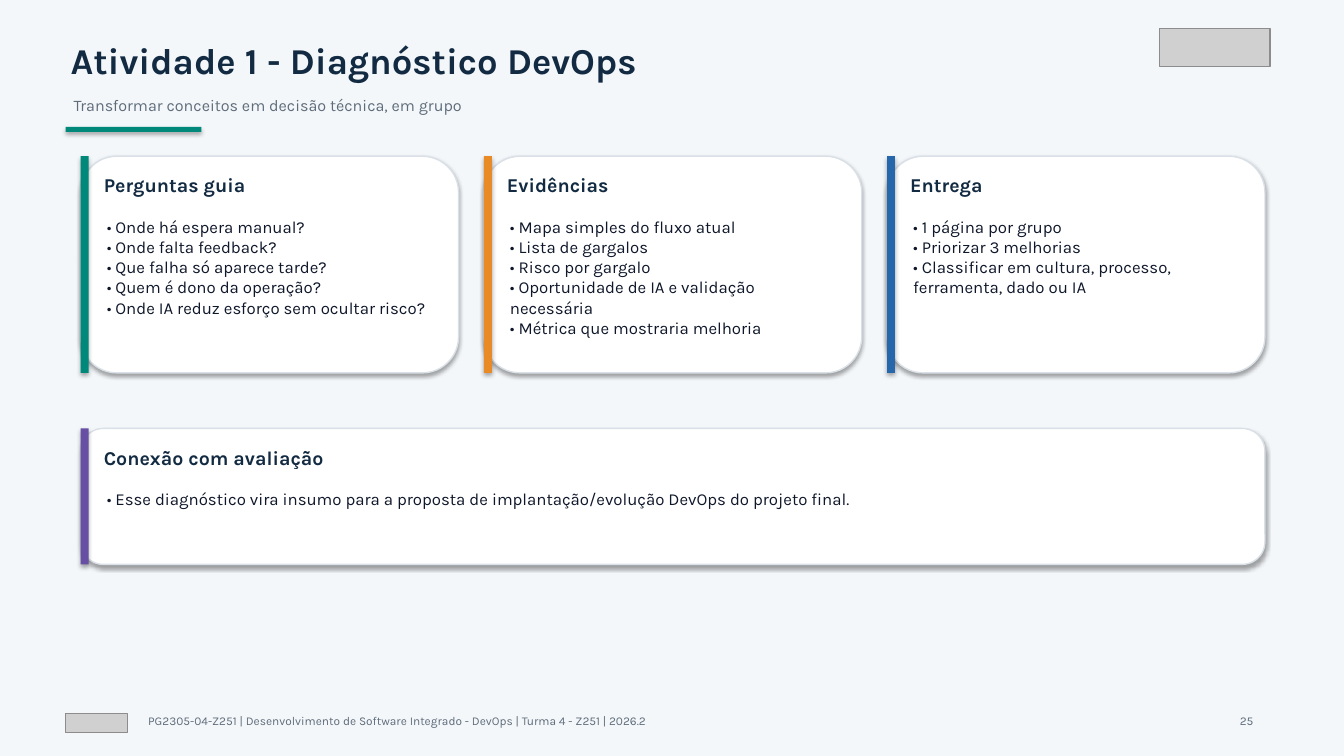
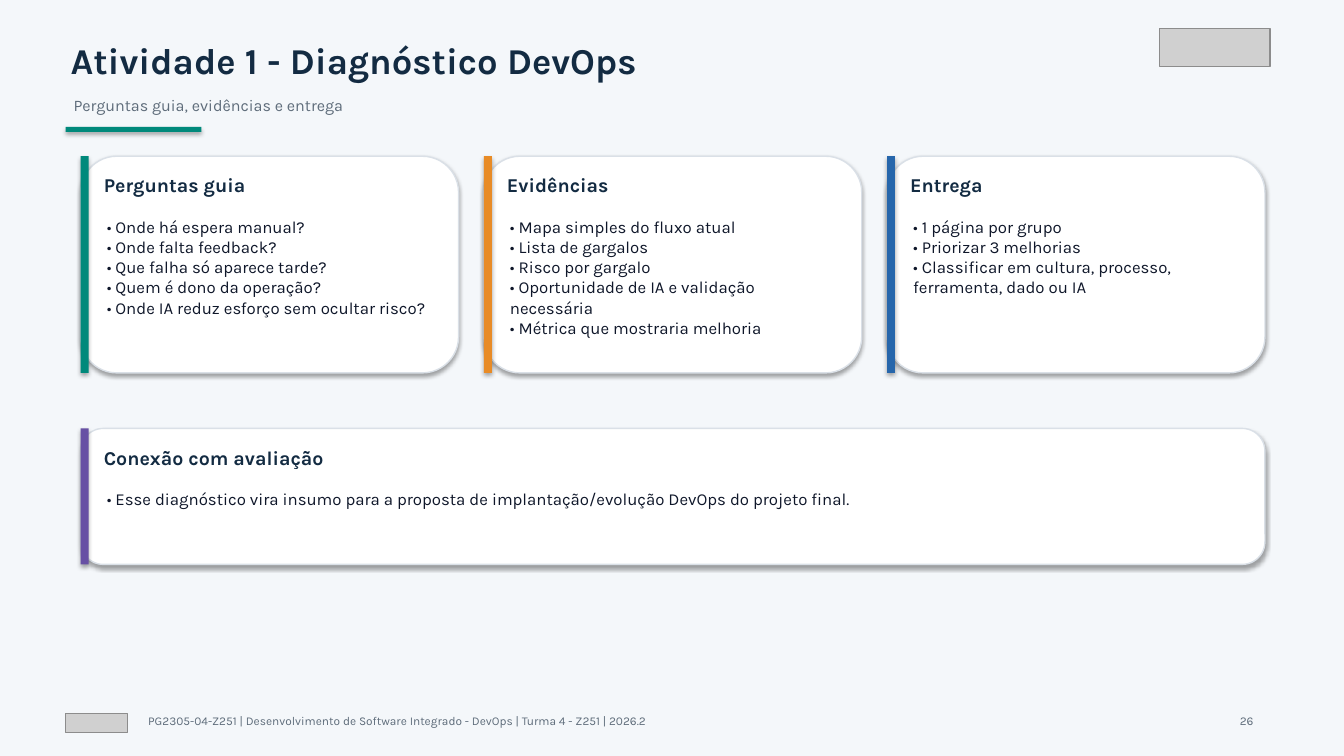
Before and after one commit to unifor-docente/desenvolvimento-software-integrado-devops, a slide deck: slide 26 of Slides/Desenvolvimento de Software Integrado - DevOps - Slides.pptx (slide 25 before the commit). Drawn at 1344x756 pixels with LibreOffice and Linux fonts; fonts in the diff are those of the drawing; grey boxes stand for pictures. Boxes give left, top, right and bottom in pixels: in the first picture for what was removed or moved away, otherwise in the second. Text is boxed around its words. In the diff, an @@ line names an element or a change of style, - is before the commit and + after.

```diff
--- a/Slides/Desenvolvimento de Software Integrado - DevOps - Slides.pptx
+++ b/Slides/Desenvolvimento de Software Integrado - DevOps - Slides.pptx
@@ text at [74,99,343,115]: text changed @@
-Transformar conceitos em decisão técnica, em grupo
+Perguntas guia, evidências e entrega
```
Also in this commit, not shown: 77 other slides changed, 1 slide added.
